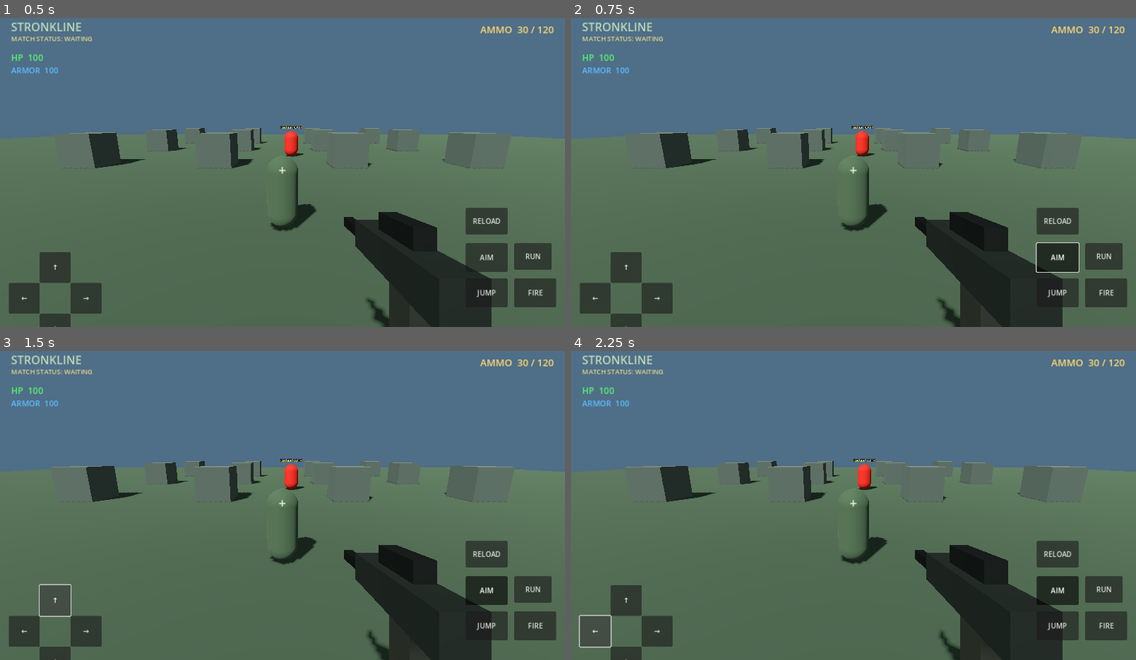
Above: before the commit, frames 1-4 (two rows, left to right).
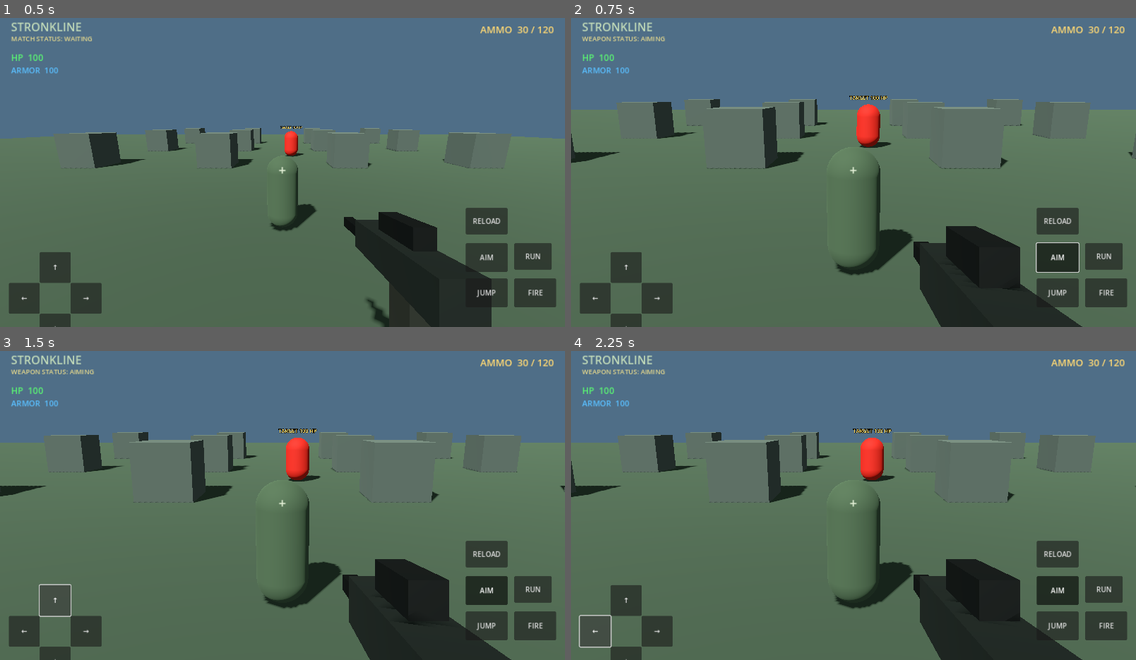
Above: after the commit, the same moments.

Repository: strda77/StrOnkLine
Game: Godot game, scene res://scenes/main.tscn
The game is run twice, just before and just after one commit, with the same random seed, the same clock (stepped at 60 frames per second) and the same inputs.
Inputs:
- Up to frame 1 (0.5 s): no input
- Up to frame 2 (0.75 s): click "AIM" at 0.5 s
- Up to frame 3 (1.5 s): click "↑" at 1.25 s
- Up to frame 4 (2.25 s): click "←" at 2 s

Frame 1 is identical in both runs. In frame 2, 16% of the frame differs, in the area x 0-100%, y 5-100%; in frame 3, 16%; in frame 4, 16%.

Commit message:
Fix aiming logic and update weapon position

Diff:
--- a/scripts/player.gd
+++ b/scripts/player.gd
@@ -239,7 +239,6 @@
 func set_running(value: bool) -> void:
     running = value and not defeated
 
-
 func set_aim(value: bool) -> void:
     if defeated:
         return
@@ -247,6 +246,7 @@
     if aiming == value:
         return
 
+    aiming = value
     camera.fov = AIM_FOV if aiming else NORMAL_FOV
     weapon.position.x = 0.25 if aiming else 0.42
     weapon.position.y = -0.28 if aiming else -0.32
